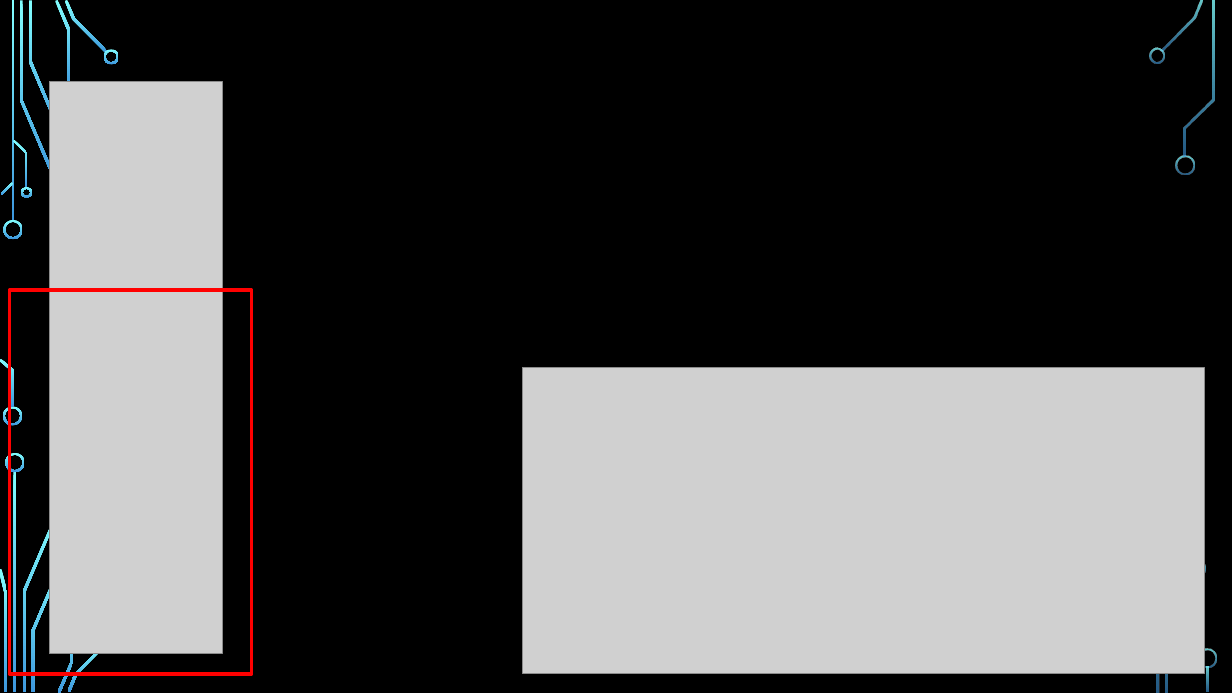
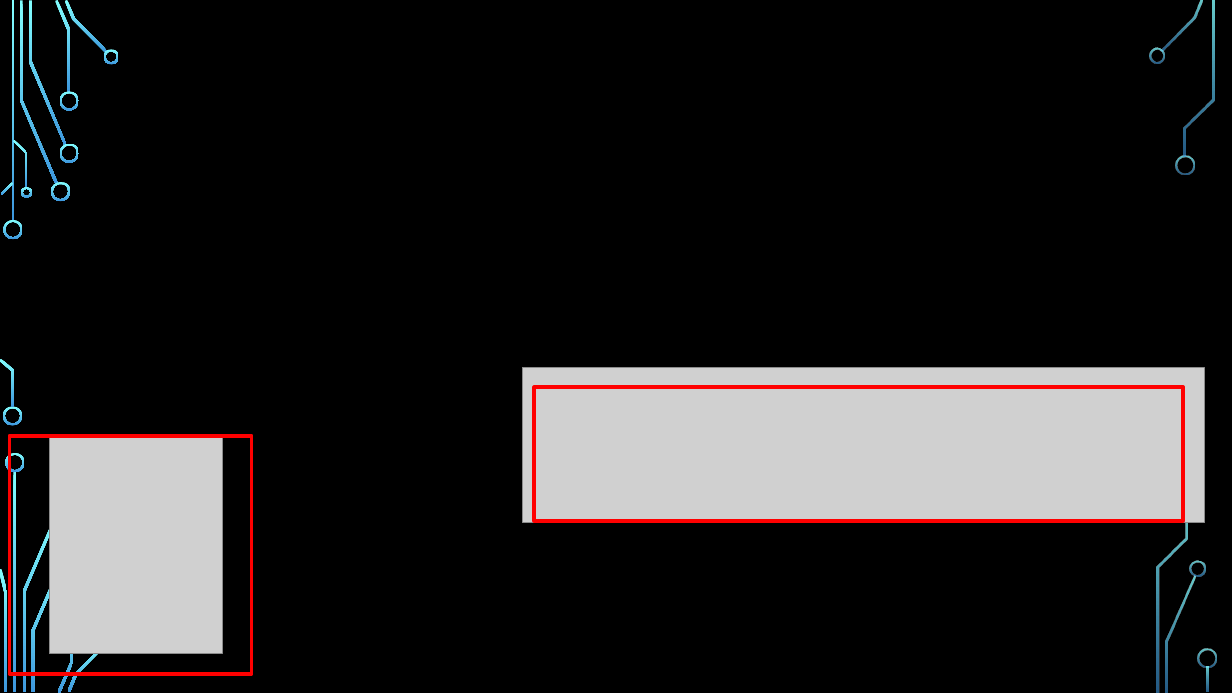
Before and after one commit to FIUBA-Posgrado-Inteligencia-Artificial/aprendizaje_profundo, a slide deck: slide 4 of clase_6/teoria/RNN.E2.pptx. Drawn at 1232x693 pixels with LibreOffice and Linux fonts; fonts in the diff are those of the drawing; grey boxes stand for pictures; background and template pictures are left out. Boxes give left, top, right and bottom in pixels: in the first picture for what was removed or moved away, otherwise in the second. Text is boxed around its words. In the diff, an @@ line names an element or a change of style, - is before the commit and + after.

```diff
--- a/clase_6/teoria/RNN.E2.pptx
+++ b/clase_6/teoria/RNN.E2.pptx
@@ freeform shape added at (59,91,79,111), fill gradient #82FFFF to #3D97DE @@
@@ freeform shape added at (59,143,79,163), fill gradient #82FFFF to #3D97DE @@
@@ freeform shape added at (51,182,70,201), fill gradient #82FFFF to #3D97DE @@
@@ picture: place and size @@
-picture at (523,368,1205,674)
+picture at (523,368,1205,523)
@@ rectangle added at (534,387,1183,521), outline #FF0000 3 pt @@
@@ rectangle: place and size @@
-rectangle at (9,290,251,674)
+rectangle at (9,435,251,674)
@@ picture: place and size @@
-picture at (49,82,223,653)
+picture at (49,435,223,653)
```
Also in this commit, not shown: 9 other slides changed, 1 slide added, 6 other files.
